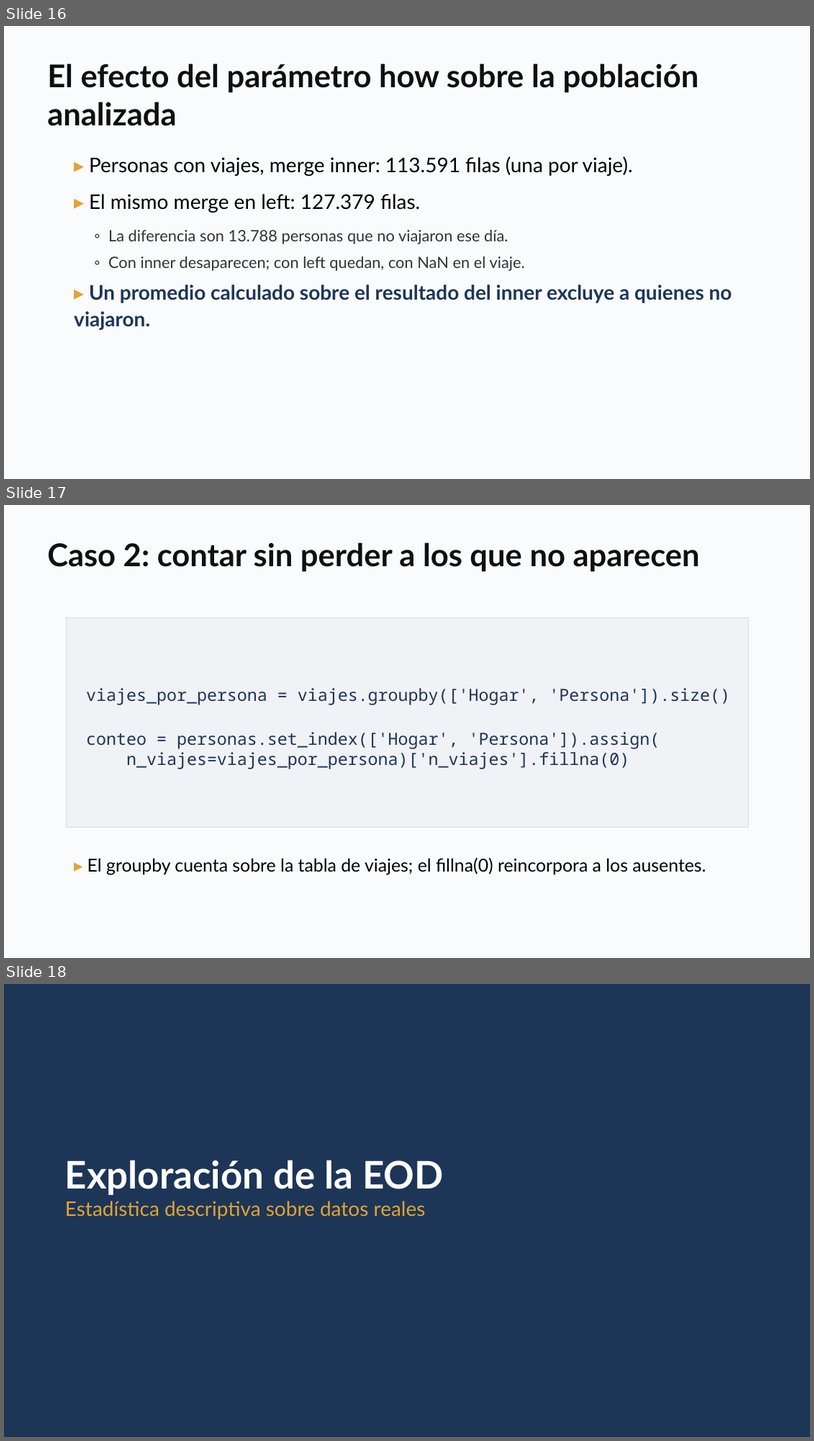
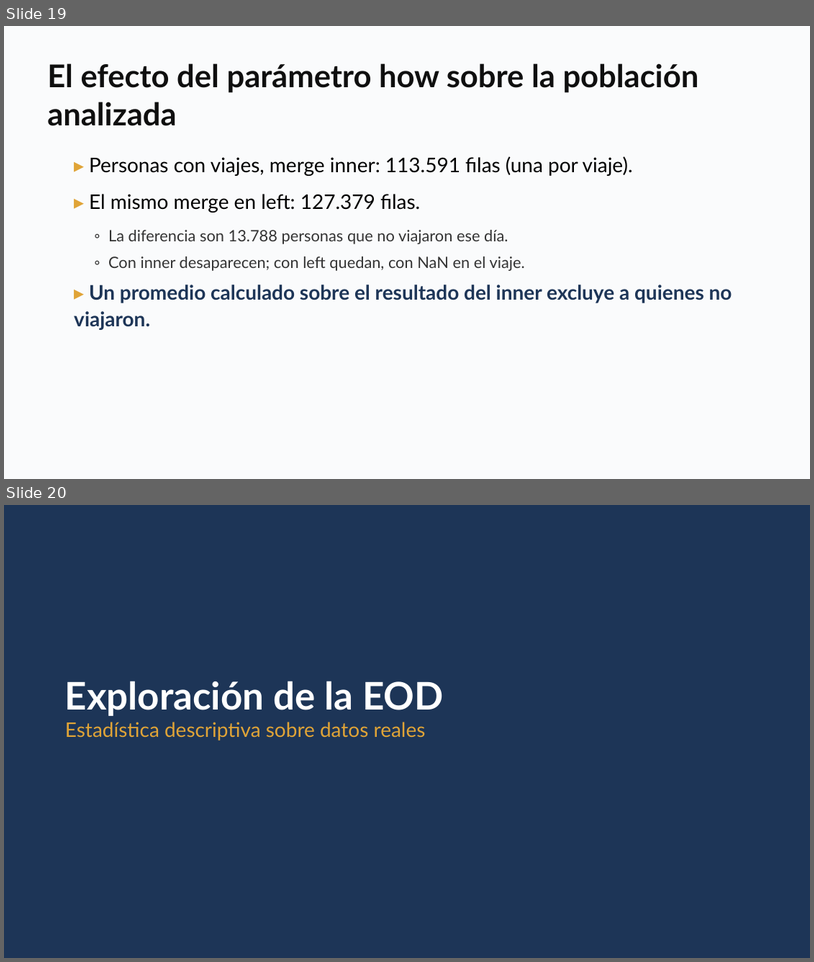
Before and after one commit to daniopitz/cienciadatos, a slide deck: presentaciones/clase02_pandas_eda.pptx. Shown one above the other, each under a label of ours: slides 16, 17 and 18 before the commit, slides 19 and 20 after it. The pictures are 814x1441 and 814x962 pixels, drawn with LibreOffice and Linux fonts; fonts in the diff are those of the drawing. Boxes give left, top, right and bottom in pixels: in the first picture for what was removed or moved away, otherwise in the second. Text is boxed around its words. In the diff, an @@ line names an element or a change of style, - is before the commit and + after.

```diff
--- a/presentaciones/clase02_pandas_eda.pptx
+++ b/presentaciones/clase02_pandas_eda.pptx
@@ slide 17 removed at box(4, 505, 810, 958), background #FFFFFF @@
@@ rectangle removed at box(4, 505, 810, 958) @@
@@ text removed at box(47, 542, 700, 572) @@
-Caso 2: contar sin perder a los que no aparecen
@@ rectangle removed at box(66, 618, 749, 828) @@
-viajes_por_persona = viajes.groupby(['Hogar', 'Persona']).size()
-conteo = personas.set_index(['Hogar', 'Persona']).assign(
-n_viajes=viajes_por_persona)['n_viajes'].fillna(0)
@@ text removed at box(88, 858, 706, 875) @@
-▸ El groupby cuenta sobre la tabla de viajes; el fillna(0) reincorpora a los ausentes.
@@ what was slide 16 is now slide 19 @@
@@ what was slide 18 is now slide 20 @@
```
Also in this commit, not shown: 3 slides changed, 6 slides added, 1 other slide removed, 1 other file.
